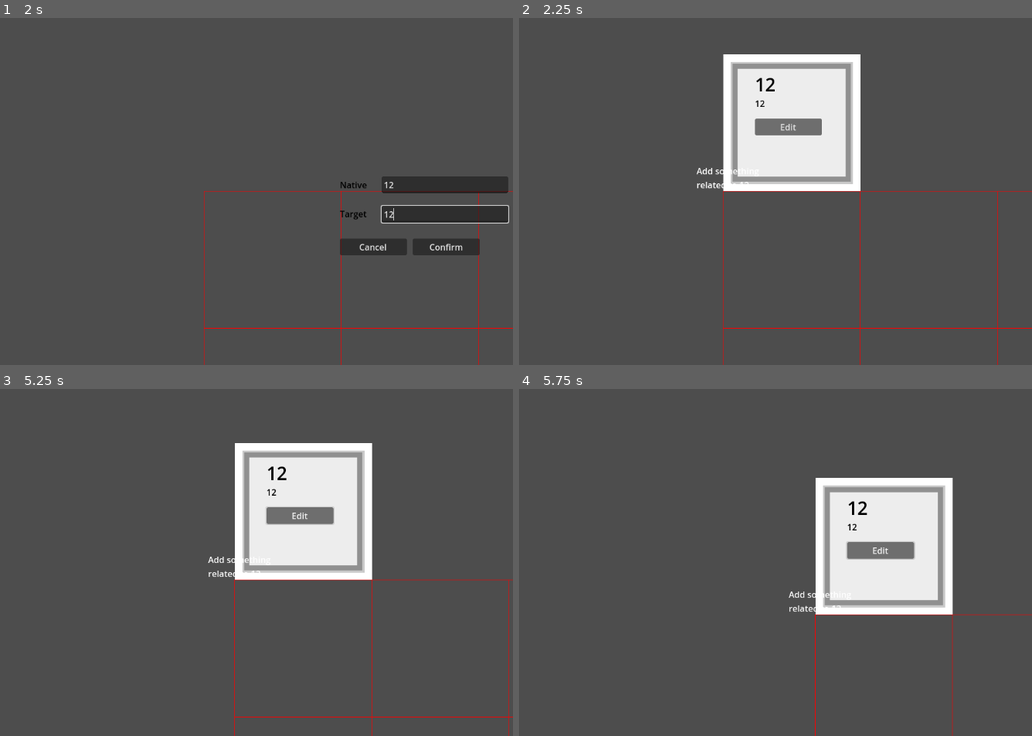
Above: before the commit, frames 1-4 (two rows, left to right).
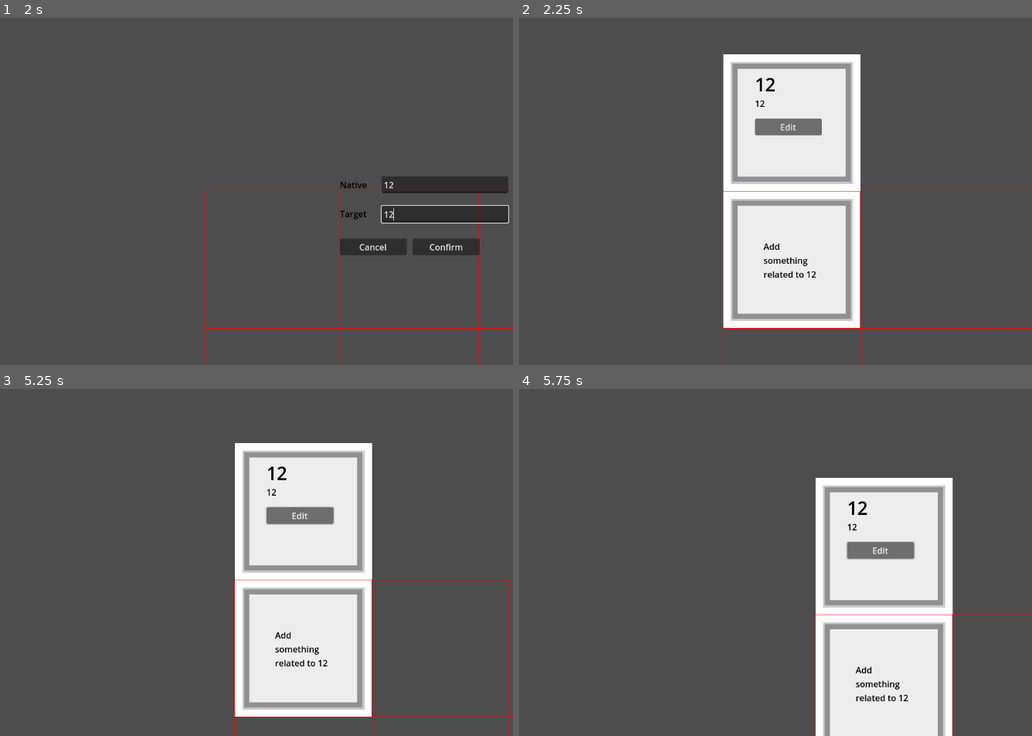
Above: after the commit, the same moments.

Repository: koljapluemer/vocab-city
Game: Godot game, scene res://scenes/main.tscn
The game is run twice, just before and just after one commit, with the same random seed, the same clock (stepped at 60 frames per second) and the same inputs.
Inputs (mouse positions are in pixels of both pictures, inside the frame that each line leads up to):
- Up to frame 1 (2 s): tap Enter at 0.5 s; move the mouse to (338, 174) at 0.52 s; right-click (338, 174) at 0.6 s; click (338, 174) at 0.67 s; click (446, 184) at 1.27 s; type "12" at 1.35 s; click (446, 215) at 1.5 s; type "12" at 1.58 s
- Up to frame 2 (2.25 s): click "Confirm" at 2 s
- Up to frame 3 (5.25 s): click "Edit" at 2.75 s; click "Edit" at 3.5 s; click "Edit" at 4.25 s; tap Space at 5 s; drag from (82, 579) to (174, 631) at 5.02 s
- Up to frame 4 (5.75 s): no input

Frame 1 is identical in both runs. In frame 2, 11% of the frame differs, in the area x 34-67%, y 43-90%; in frame 3, 11%; in frame 4, 9.4%.

Commit message:
improve prompt layout

Diff:
--- a/scenes/grid.gd
+++ b/scenes/grid.gd
@@ -3,7 +3,7 @@
 
 var prefabVocabUI = load("res://scenes/prefabs/InterfaceVocab.tscn")
 var dialogPrefab = load("res://scenes/prefabs/NewWordDialog.tscn")
-var prefabTilePrompt = load("res://scenes/prefabs/TilePrompt.tscn")
+var prefabPromptCell = load("res://scenes/prefabs/PromptCell.tscn")
 var prefabCell = load("res://scenes/prefabs/Cell.tscn")
 
 
@@ -156,7 +156,6 @@
 		var words = analyze_neighbors(p)
 		if len(words) > 0:
 			var real_pos = grid_to_world(p)
-			var adjusted_pos = Vector2(real_pos.x -50, real_pos.y -50)
 			var prompt_string = "Add something related to "
 			var i = 0
 			for word in words:
@@ -182,9 +181,10 @@
 
 
 				if generate_prompt_obj:
-					var prompt = prefabTilePrompt.instantiate()
-					prompt.position = adjusted_pos
-					prompt.text = prompt_string
+					var prompt = prefabPromptCell.instantiate()
+					prompt.position = real_pos
+					var label = prompt.get_node("Label")
+					label.text = prompt_string
 					add_child(prompt)
 				else:
 					print("type of existing obj ", cell_content.state)
--- /dev/null
+++ b/scenes/prefabs/PromptCell.tscn
@@ -0,0 +1,25 @@
+[gd_scene load_steps=2 format=3 uid="uid://b51me1rtd5ltx"]
+
+[ext_resource type="Texture2D" uid="uid://c7i5n5e3sl1fe" path="res://assets/big_tile.png" id="1_q0w21"]
+
+[node name="Cell" type="Sprite2D"]
+z_index = -3
+texture = ExtResource("1_q0w21")
+centered = false
+
+[node name="Label" type="Label" parent="."]
+anchors_preset = 8
+anchor_left = 0.5
+anchor_top = 0.5
+anchor_right = 0.5
+anchor_bottom = 0.5
+offset_left = -53.0
+offset_top = -20.0
+offset_right = 53.0
+offset_bottom = 20.0
+grow_horizontal = 2
+grow_vertical = 2
+size_flags_horizontal = 4
+theme_override_colors/font_color = Color(0, 0, 0, 1)
+text = "do something"
+autowrap_mode = 2
--- a/scenes/prefabs/TilePrompt.tscn
+++ b/scenes/prefabs/TilePrompt.tscn
@@ -1,9 +1,13 @@
 [gd_scene format=3 uid="uid://ytya6ehnoqxs"]
 
-[node name="TilePrompt" type="Label"]
-offset_left = 72.0
-offset_top = 63.0
-offset_right = 228.0
-offset_bottom = 86.0
-text = "do something :("
-autowrap_mode = 3
+[node name="TilePrompt" type="Panel"]
+offset_right = 156.0
+offset_bottom = 23.0
+
+[node name="Label" type="Label" parent="."]
+layout_mode = 0
+offset_left = 87.0
+offset_top = 62.0
+offset_right = 193.0
+offset_bottom = 102.0
+text = "do something"
